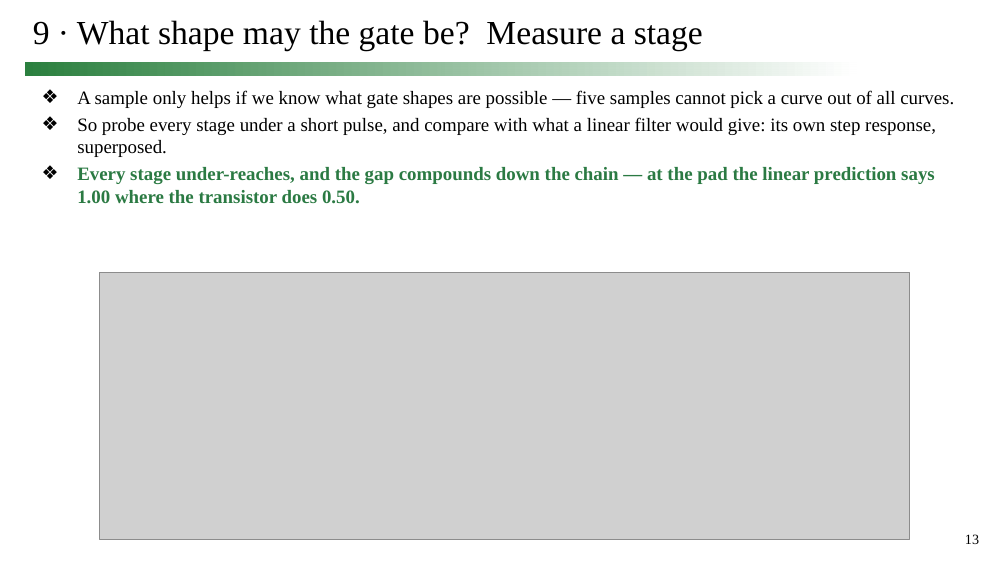
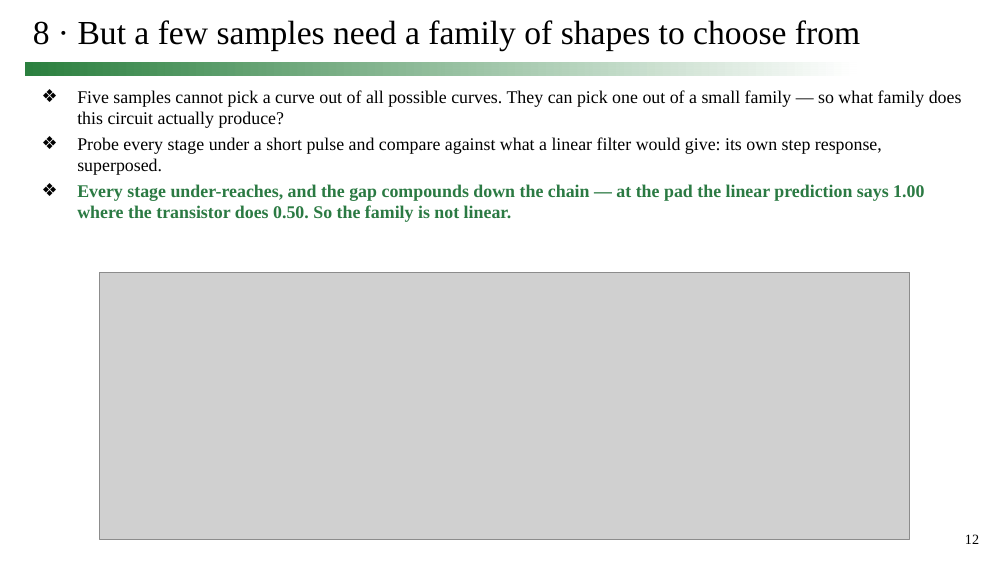
Before and after one commit to simon9721/ibis_comparison, a slide deck: slide 12 of results/meeting_deck_2026-09-24/0924_track1_story.pptx (slide 13 before the commit). Drawn at 1008x567 pixels with LibreOffice and Linux fonts; fonts in the diff are those of the drawing; grey boxes stand for pictures. Boxes give left, top, right and bottom in pixels: in the first picture for what was removed or moved away, otherwise in the second. Text is boxed around its words. In the diff, an @@ line names an element or a change of style, - is before the commit and + after.

```diff
--- a/results/meeting_deck_2026-09-24/0924_track1_story.pptx
+++ b/results/meeting_deck_2026-09-24/0924_track1_story.pptx
@@ title at bbox=[33, 20, 860, 51]: text changed @@
-9 · What shape may the gate be? Measure a stage
+8 · But a few samples need a family of shapes to choose from
@@ text at bbox=[77, 90, 962, 222]: text changed; size 18 to 17 pt @@
-❖ A sample only helps if we know what gate shapes are possible — five samples cannot pick a curve out of all curves.
-❖ So probe every stage under a short pulse, and compare with what a linear filter would give: its own step response, superposed.
-❖ Every stage under-reaches, and the gap compounds down the chain — at the pad the linear prediction says 1.00 where the transistor does 0.50.
+❖ Five samples cannot pick a curve out of all possible curves. They can pick one out of a small family — so what family does this circuit actually produce?
+❖ Probe every stage under a short pulse and compare against what a linear filter would give: its own step response, superposed.
+❖ Every stage under-reaches, and the gap compounds down the chain — at the pad the linear prediction says 1.00 where the transistor does 0.50. So the family is not linear.
@@ page number at bbox=[965, 534, 979, 544]: text changed @@
-13
+12
```
Also in this commit, not shown: 10 other slides changed, 3 slides added, 1 slide removed, 9 other files.
